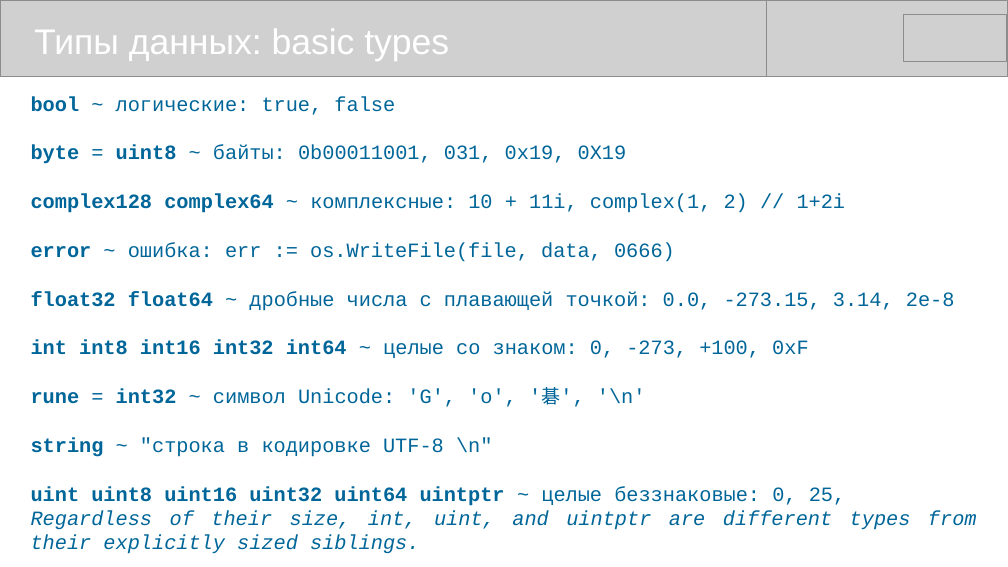
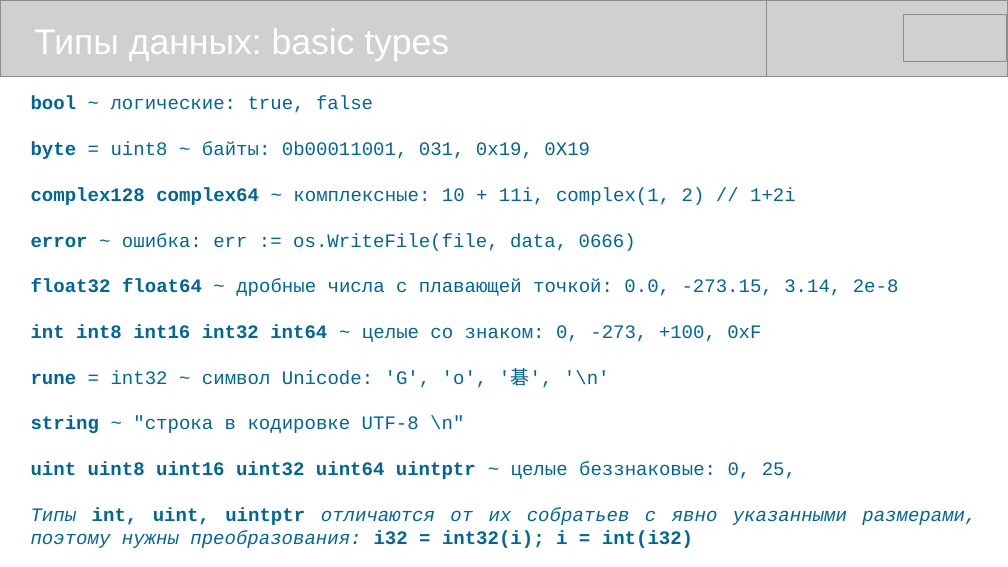
Before and after one commit to mike-shock/Go_language, a slide deck: slide 16 of Go_Intro.odp (slide 15 before the commit). Drawn at 1008x567 pixels with LibreOffice and Linux fonts; fonts in the diff are those of the drawing; grey boxes stand for pictures. Boxes give left, top, right and bottom in pixels: in the first picture for what was removed or moved away, otherwise in the second. Text is boxed around its words. In the diff, an @@ line names an element or a change of style, - is before the commit and + after.

```diff
--- a/Go_Intro.odp
+++ b/Go_Intro.odp
@@ text at <box>31,96,899,479</box>: size 16 to 15 pt in "bool ~ логические: true, false", "byte = uint8 ~ байты: 0b00011001, 031, ...", "complex128 complex64 ~ комплексные: 10 + 11i, ...", "error ~ ошибка: err := os.WriteFile(file, data, ..." and 5 more places; bold off in "uint8", "int32" @@
@@ text at <box>31,507,976,548</box>: text changed; size 16 to 15 pt @@
-Regardless of their size, int, uint, and uintptr are different types from their explicitly sized siblings.
+Типы int, uint, uintptr отличаются от их собратьев с явно указанными размерами, поэтому нужны преобразования: i32 = int32(i); i = int(i32)
```
Also in this commit, not shown: 13 other slides changed, 8 slides added.
